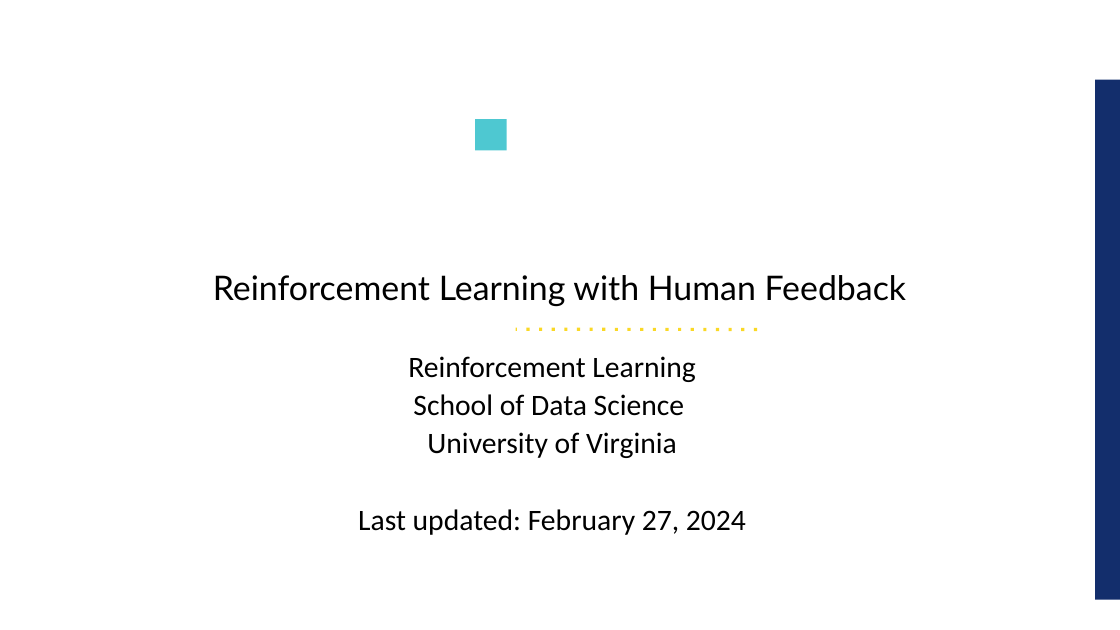
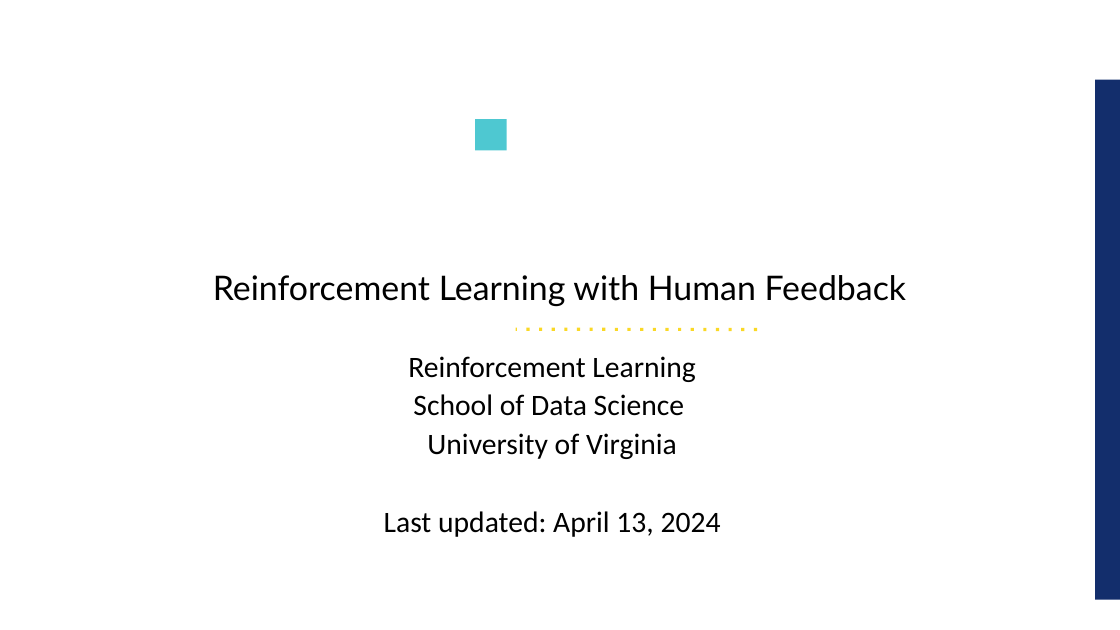
Before and after one commit to UVADS/reinforcement_learning, a slide deck: slide 1 of 11_rl_human_feedback/rlhf.ppt. Drawn at 1120x630 pixels with LibreOffice and Linux fonts; fonts in the diff are those of the drawing; background and template pictures are left out. Boxes give left, top, right and bottom in pixels: in the first picture for what was removed or moved away, otherwise in the second. Text is boxed around its words. In the diff, an @@ line names an element or a change of style, - is before the commit and + after.

```diff
--- a/11_rl_human_feedback/rlhf.ppt
+++ b/11_rl_human_feedback/rlhf.ppt
@@ text at (x1=384, y1=511, x2=721, y2=537): text changed @@
-Last updated: February 27, 2024
+Last updated: April 13, 2024
```
Also in this commit, not shown: 1 other slide changed, 1 slide removed, 1 other file.
